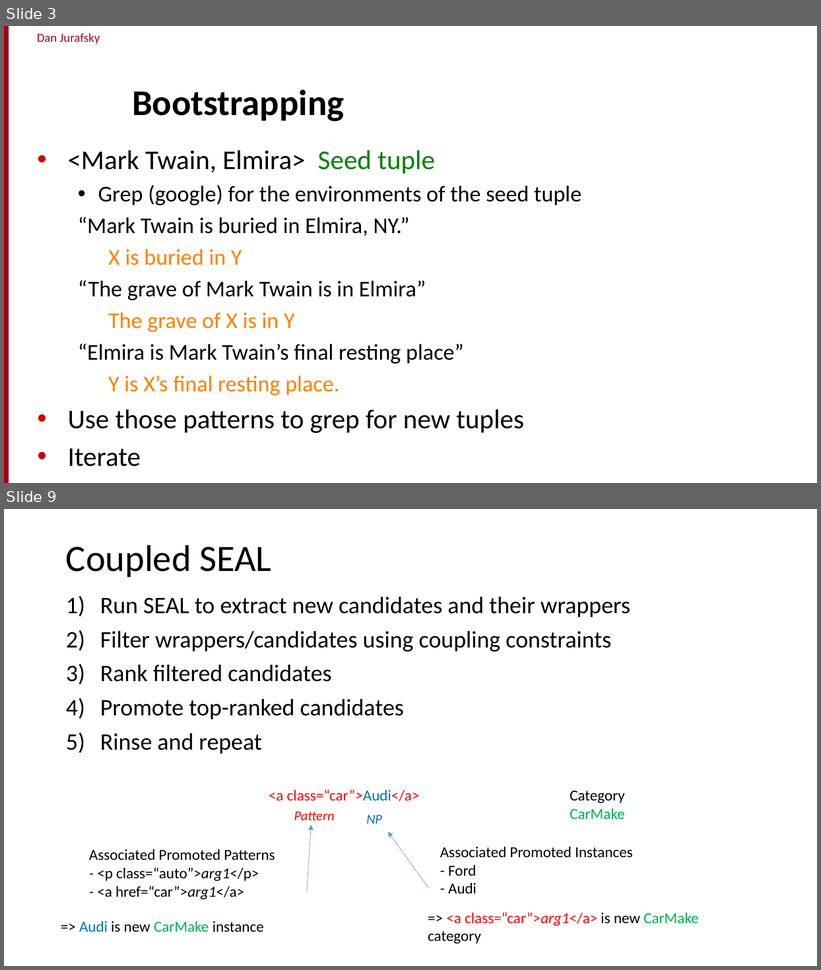
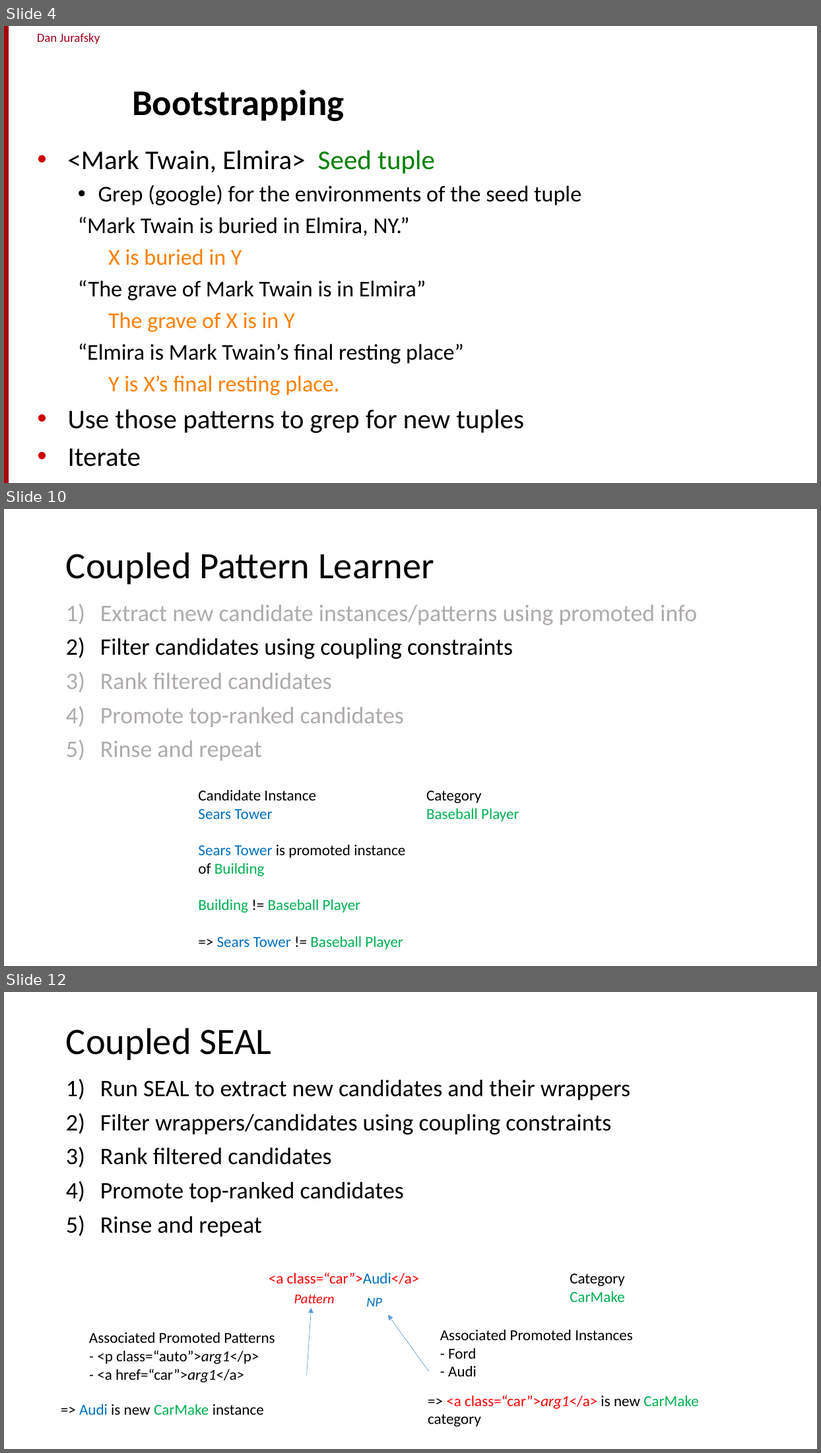
Before and after one commit to aritter/aritter.github.io, a slide deck: courses/slides/carlson2010_presentation.pptx. Shown one above the other, each under a label of ours: slides 3 and 9 before the commit, slides 4, 10 and 12 after it; the slides between them are not shown. The pictures are 821x970 and 821x1453 pixels, drawn with LibreOffice and Linux fonts; fonts in the diff are those of the drawing; background and template pictures are left out. Boxes give left, top, right and bottom in pixels: in the first picture for what was removed or moved away, otherwise in the second. Text is boxed around its words. In the diff, an @@ line names an element or a change of style, - is before the commit and + after.

```diff
--- a/courses/slides/carlson2010_presentation.pptx
+++ b/courses/slides/carlson2010_presentation.pptx
@@ slide 10 added at box(4, 509, 817, 966), background #FFFFFF @@
@@ title added at box(66, 552, 434, 584), 44 pt, text #000000 @@
+Coupled Pattern Learner
@@ text added at box(100, 605, 697, 761), 28 pt, text #AFABAB @@
+1) Extract new candidate instances/patterns using promoted info
+2) Filter candidates using coupling constraints
+3) Rank filtered candidates
+4) Promote top-ranked candidates
+5) Rinse and repeat
@@ text added at box(198, 790, 405, 950), 18 pt, text #00B050 @@
+Candidate Instance
+Sears Tower
+Sears Tower is promoted instance of Building
+Building != Baseball Player
+=> Sears Tower != Baseball Player
@@ text added at box(426, 791, 519, 822), 18 pt, text #00B050 @@
+Category
+Baseball Player
@@ what was slide 3 is now slide 4 @@
@@ what was slide 9 is now slide 12 @@
```
Also in this commit, not shown: 7 slides changed, 2 other slides added.
